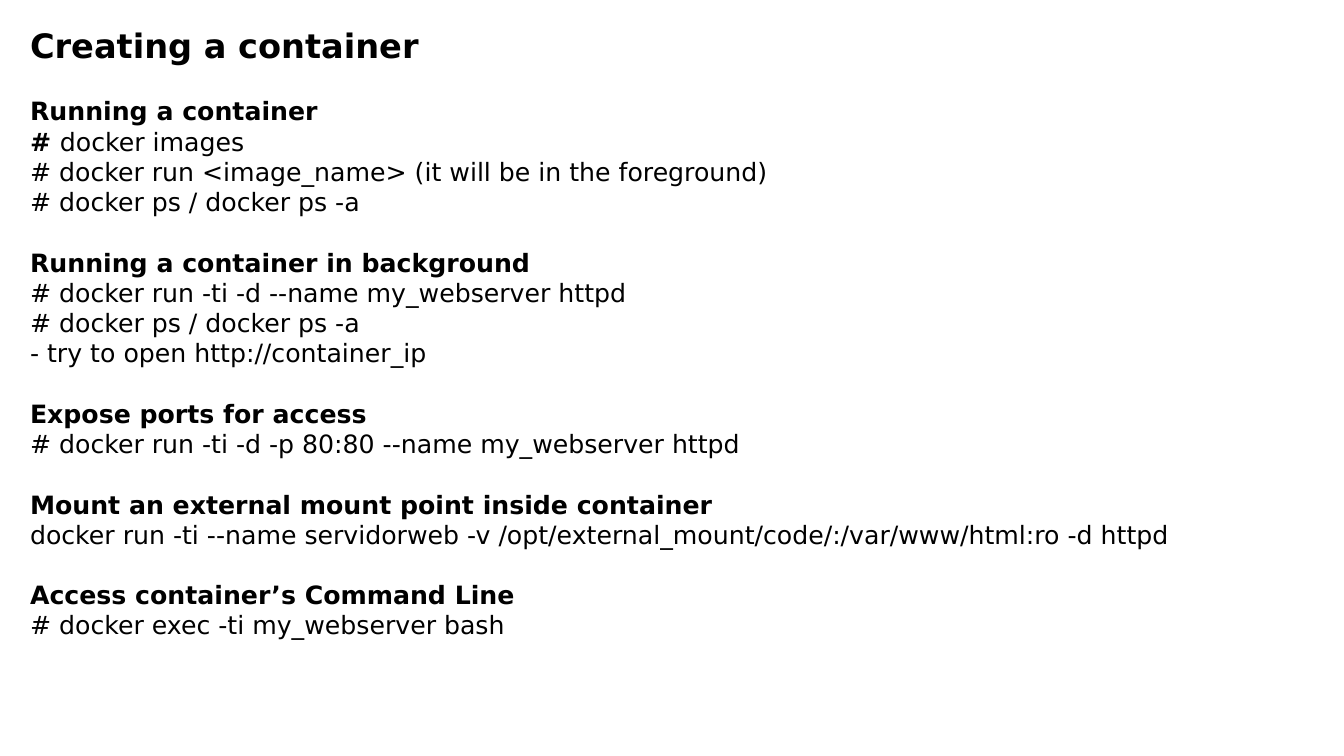
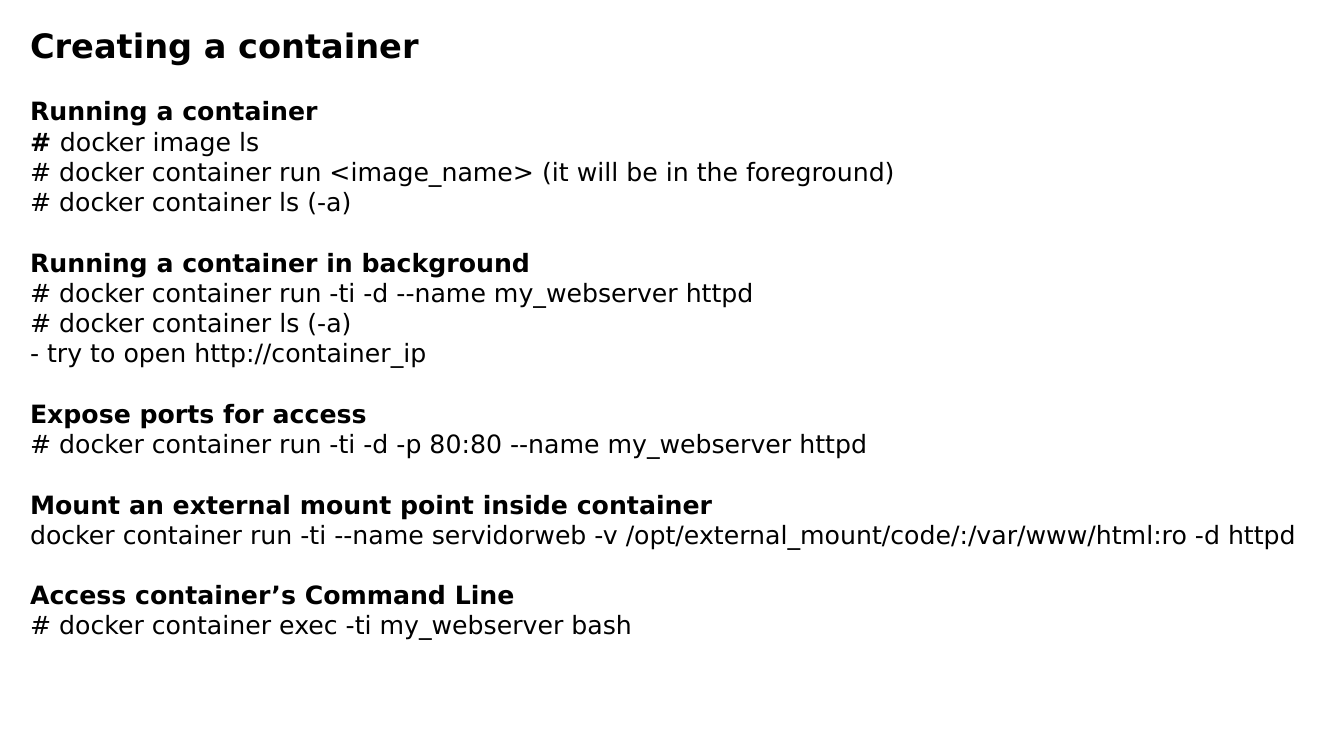
Before and after one commit to luisnabais-courses/course_docker, a slide deck: slide 10 of slides/01_fundamentals_course_slides.pptx. Drawn at 1344x756 pixels with LibreOffice and Linux fonts; fonts in the diff are those of the drawing; background and template pictures are left out. Boxes give left, top, right and bottom in pixels: in the first picture for what was removed or moved away, otherwise in the second. Text is boxed around its words. In the diff, an @@ line names an element or a change of style, - is before the commit and + after.

Commit message:
Added Docker Swarm slides

```diff
--- a/slides/01_fundamentals_course_slides.pptx
+++ b/slides/01_fundamentals_course_slides.pptx
@@ text at (59, 132, 895, 215): text changed @@
-# docker images
-# docker run <image_name> (it will be in the foreground)
-# docker ps / docker ps -a
+# docker image ls
+# docker container run <image_name> (it will be in the foreground)
+# docker container ls (-a)
@@ text at (59, 283, 754, 336): text changed @@
-# docker run -ti -d --name my_webserver httpd
-# docker ps / docker ps -a
+# docker container run -ti -d --name my_webserver httpd
+# docker container ls (-a)
@@ text at (59, 434, 867, 459): text changed @@
-# docker run -ti -d -p 80:80 --name my_webserver httpd
+# docker container run -ti -d -p 80:80 --name my_webserver httpd
@@ text at (30, 525, 1296, 550): text changed @@
-docker run -ti --name servidorweb -v /opt/external_mount/code/:/var/www/html:ro -d httpd
+docker container run -ti --name servidorweb -v /opt/external_mount/code/:/var/www/html:ro -d httpd
@@ text at (59, 615, 631, 640): text changed @@
-# docker exec -ti my_webserver bash
+# docker container exec -ti my_webserver bash
```
Also in this commit, not shown: 7 other slides changed, 5 other files.
